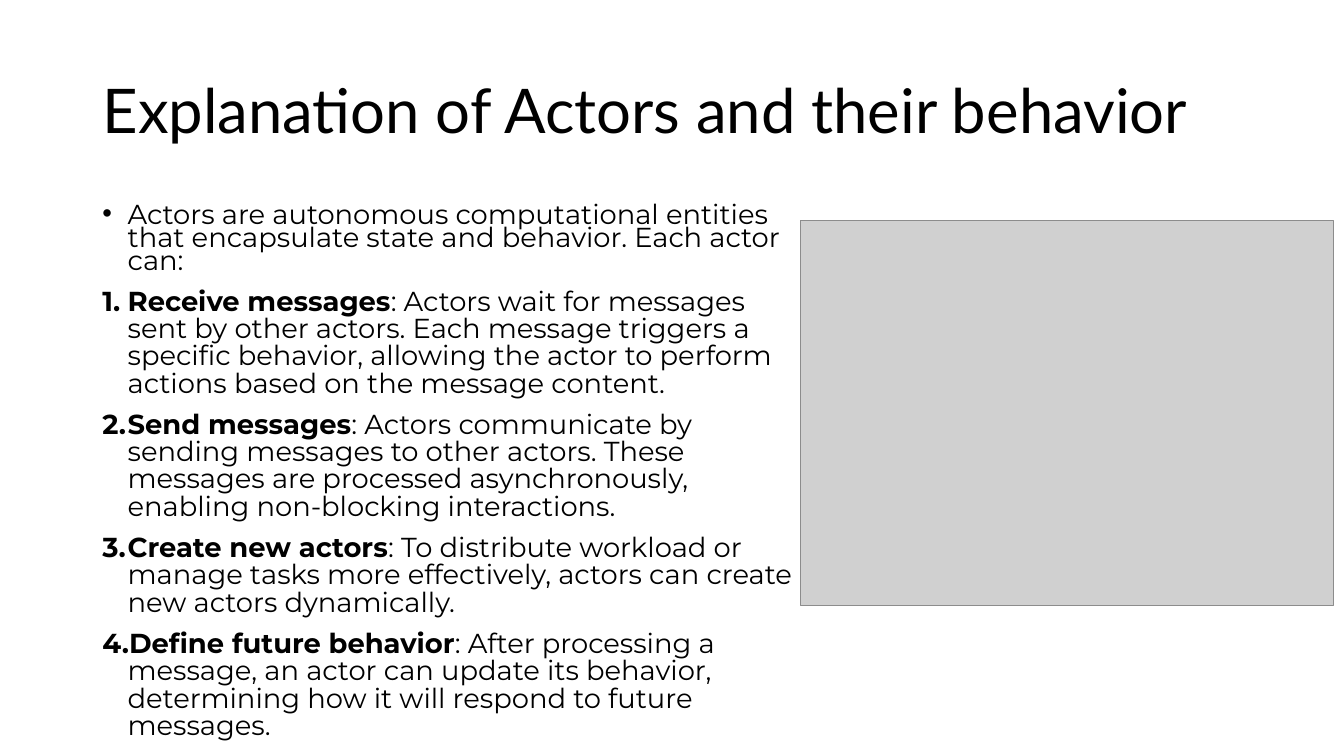
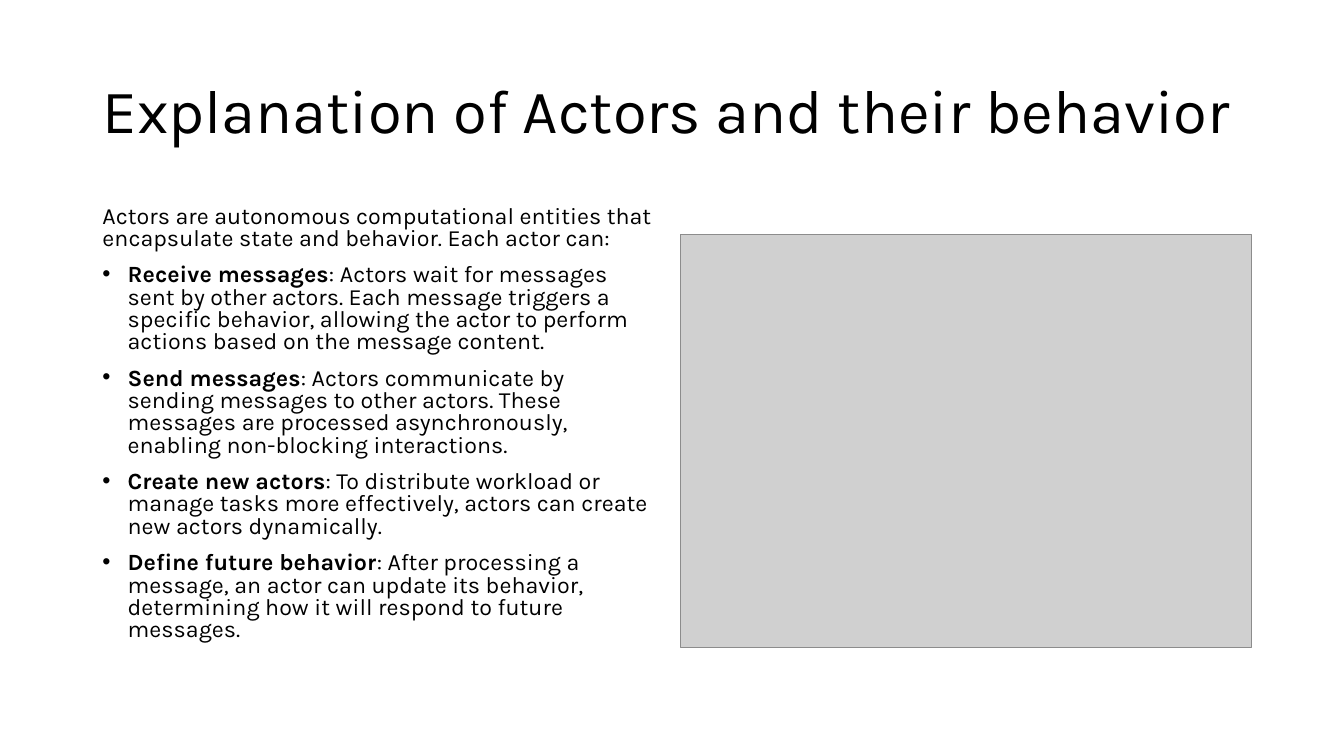
Before and after one commit to aregm/system-design-course, a slide deck: slide 9 of docs/Lecture 9.pptx. Drawn at 1344x756 pixels with LibreOffice and Linux fonts; fonts in the diff are those of the drawing; grey boxes stand for pictures. Boxes give left, top, right and bottom in pixels: in the first picture for what was removed or moved away, otherwise in the second. Text is boxed around its words. In the diff, an @@ line names an element or a change of style, - is before the commit and + after.

```diff
--- a/docs/Lecture 9.pptx
+++ b/docs/Lecture 9.pptx
@@ title "Explanation of Actors and their ..." at (102, 90, 1229, 148): font Lato to Karla @@
@@ text "Actors are autonomous computational entities ..." at (102, 208, 651, 643): size 19.6 to 16.6 pt, font Montserrat to Karla; bullet • to none; line spacing 0.7 to 0.8; bullet 1. to •; line spacing 19.5pt to 0.8 @@
@@ picture: place and size @@
-picture at (801, 221, 1334, 605)
+picture at (681, 235, 1252, 647)
```
Also in this commit, not shown: 19 other slides changed, 1 slide added.
